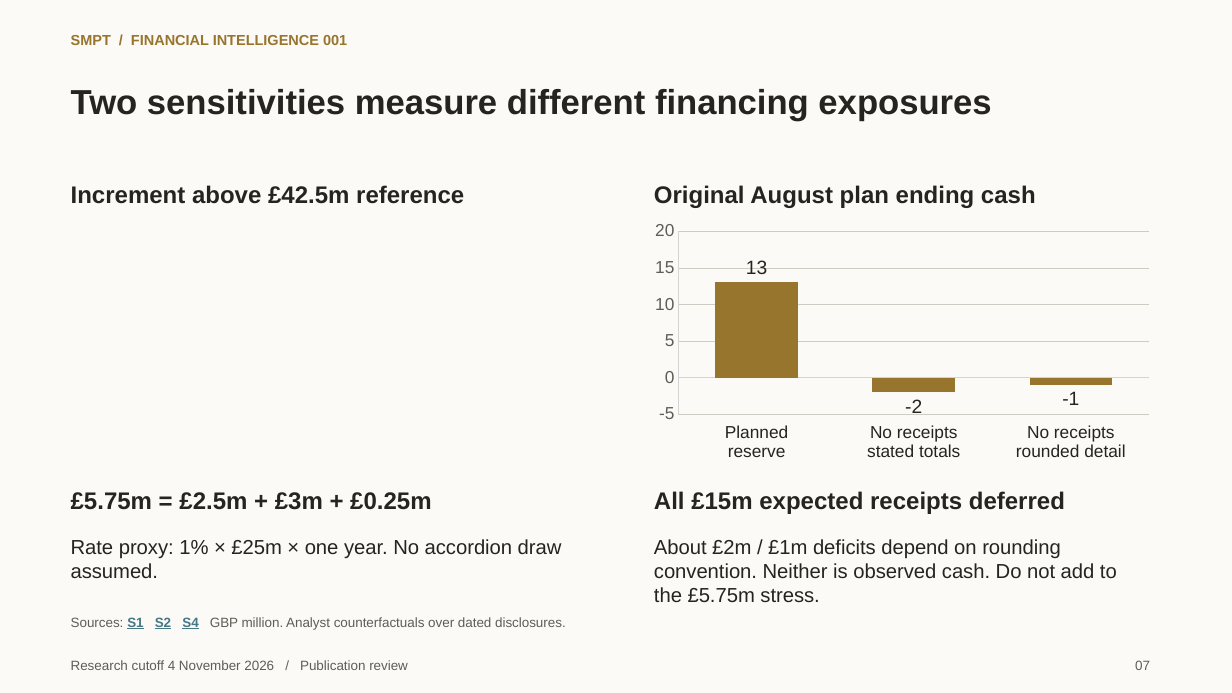
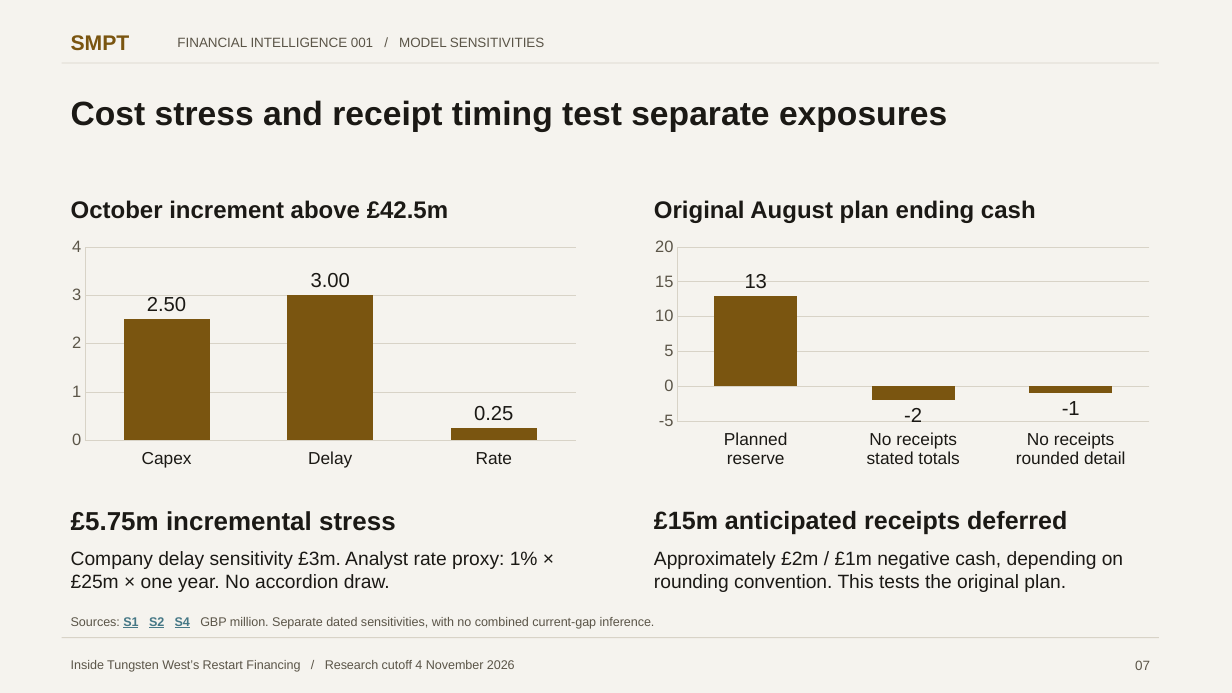
Before and after one commit to VSSpowerlifting/strategic-materials-policy-tracker, a slide deck: slide 7 of research/financial-intelligence/hemerdon-phase1c/SMPT_FI001_Hemerdon_Strategy_Deck.pptx. Drawn at 1232x693 pixels with LibreOffice and Linux fonts; fonts in the diff are those of the drawing. Boxes give left, top, right and bottom in pixels: in the first picture for what was removed or moved away, otherwise in the second. Text is boxed around its words. In the diff, an @@ line names an element or a change of style, - is before the commit and + after.

Commit message:
research: refine FI001 editorial narrative and SMPT publication design

```diff
--- a/research/financial-intelligence/hemerdon-phase1c/SMPT_FI001_Hemerdon_Strategy_Deck.pptx
+++ b/research/financial-intelligence/hemerdon-phase1c/SMPT_FI001_Hemerdon_Strategy_Deck.pptx
@@ background #FBFAF7 to #F5F3EE @@
@@ text added at (x1=71, y1=35, x2=130, y2=51), 16.5 pt, text #7A5510, bold @@
+SMPT
@@ text at (x1=177, y1=37, x2=544, y2=47): text changed; size 11.2 to 10.5 pt; text colour #98752D to #5B5548; bold off @@
-SMPT / FINANCIAL INTELLIGENCE 001
+FINANCIAL INTELLIGENCE 001 / MODEL SENSITIVITIES
@@ rectangle added at (x1=62, y1=63, x2=1160, y2=64), fill #D8D3C7 @@
@@ text removed at (x1=71, y1=89, x2=991, y2=121) @@
-Two sensitivities measure different financing exposures
@@ text added at (x1=71, y1=100, x2=947, y2=132), 26.2 pt, text #1B1915, bold @@
+Cost stress and receipt timing test separate exposures
@@ text at (x1=71, y1=200, x2=448, y2=219): text changed; text colour #252421 to #1B1915 @@
-Increment above £42.5m reference
+October increment above £42.5m
@@ text "Original August plan ending cash" moved from (x1=654, y1=185, x2=1036, y2=208) to (x1=654, y1=200, x2=1036, y2=223) @@
@@ text "Original August plan ending cash" at (x1=654, y1=200, x2=1036, y2=223): text colour #252421 to #1B1915 @@
@@ column chart added at (x1=62, y1=233, x2=587, y2=473) @@
+categories: Capex, Delay, Rate
+Series 1: 2.5, 3, 0.25
@@ column chart at (x1=645, y1=233, x2=1160, y2=473) @@
@@ colour of Series 1 #98752D to #7A5510 @@
@@ data labels of Series 1 changed @@
@@ category axis changed @@
@@ value axis changed @@
@@ background changed @@
@@ column chart resized from (x1=645, y1=216, x2=1160, y2=467) to (x1=645, y1=233, x2=1160, y2=473) @@
@@ text at (x1=71, y1=511, x2=396, y2=531): text changed; size 18.8 to 20.2 pt; text colour #252421 to #1B1915 @@
-£5.75m = £2.5m + £3m + £0.25m
+£5.75m incremental stress
@@ text at (x1=654, y1=511, x2=1067, y2=534): text changed; size 18.8 to 19.5 pt; text colour #252421 to #1B1915 @@
-All £15m expected receipts deferred
+£15m anticipated receipts deferred
@@ text at (x1=71, y1=551, x2=538, y2=592): text changed; size 15.8 to 15 pt; text colour #252421 to #1B1915 @@
-Rate proxy: 1% × £25m × one year. No accordion draw assumed.
+Company delay sensitivity £3m. Analyst rate proxy: 1% × £25m × one year. No accordion draw.
@@ text at (x1=654, y1=551, x2=1123, y2=592): text changed; size 15.8 to 15 pt; text colour #252421 to #1B1915 @@
-About £2m / £1m deficits depend on rounding convention. Neither is observed cash. Do not add to the £5.75m stress.
+Approximately £2m / £1m negative cash, depending on rounding convention. This tests the original plan.
@@ text at (x1=71, y1=616, x2=655, y2=629): text changed; size 10.5 to 9.8 pt; text colour #605D56 to #5B5548 @@
-Sources: S1 S2 S4 GBP million. Analyst counterfactuals over dated disclosures.
+Sources: S1 S2 S4 GBP million. Separate dated sensitivities, with no combined current-gap inference.
@@ rectangle added at (x1=62, y1=638, x2=1160, y2=639), fill #D8D3C7 @@
@@ text at (x1=71, y1=660, x2=515, y2=672): text changed; size 10.5 to 9.8 pt; text colour #605D56 to #5B5548 @@
-Research cutoff 4 November 2026 / Publication review
+Inside Tungsten West’s Restart Financing / Research cutoff 4 November 2026
```
Also in this commit, not shown: 8 other slides changed, 1 slide added, 1 slide removed, 16 other files.
